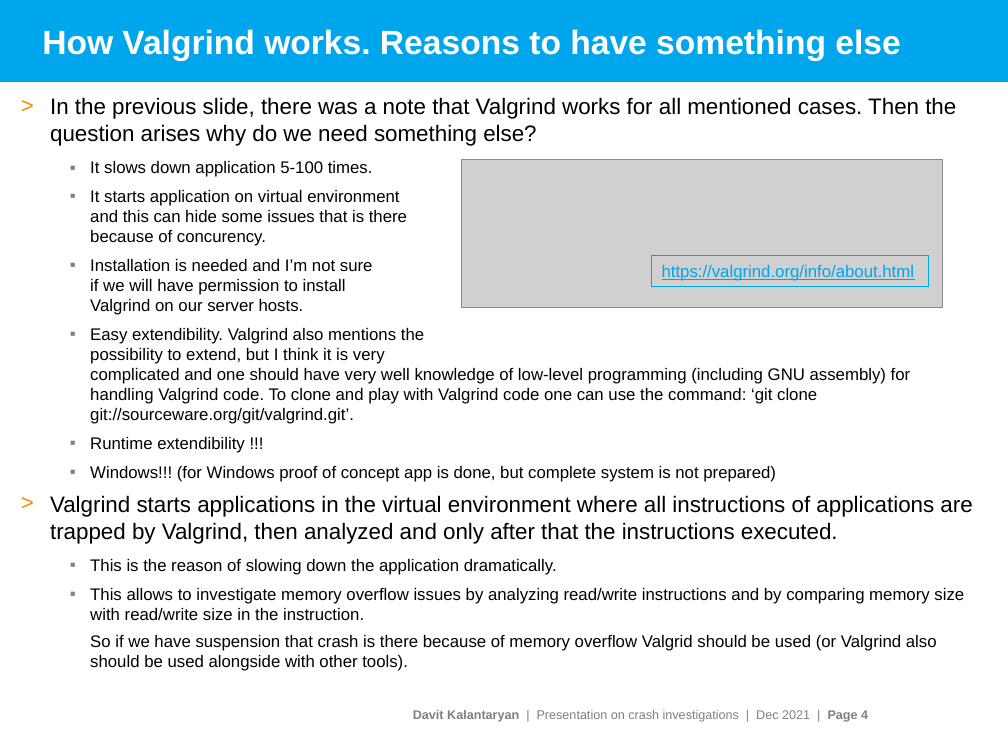
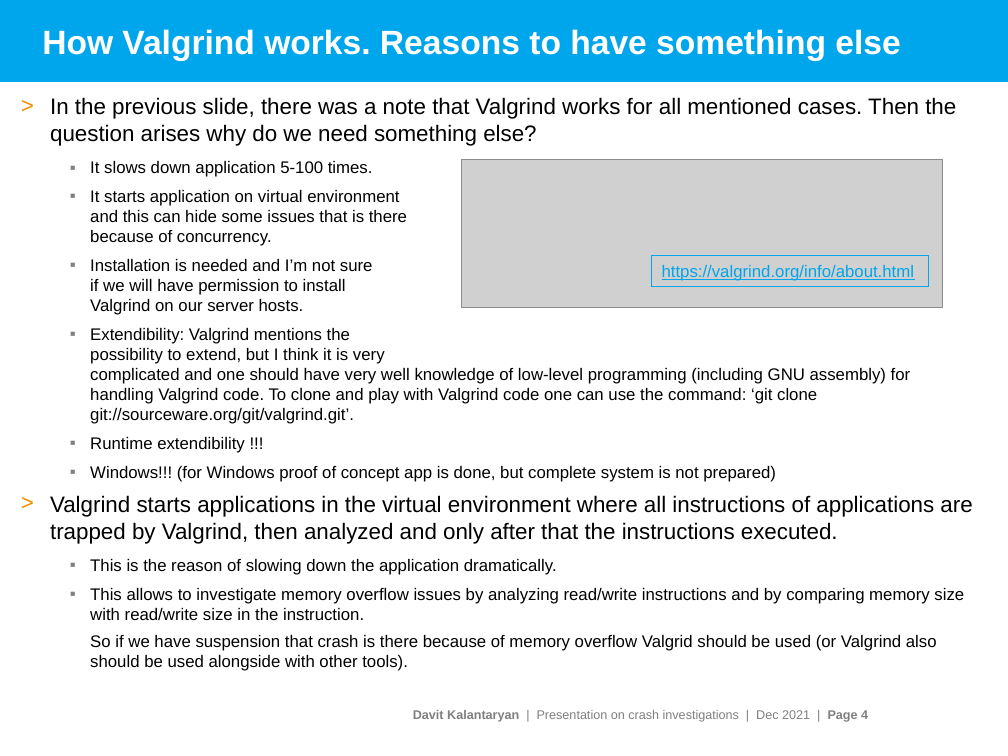
Before and after one commit to davitkalantaryan/old-crash_investigator, a slide deck: slide 4 of docs/crash_investigations.pptx. Drawn at 1008x756 pixels with LibreOffice and Linux fonts; fonts in the diff are those of the drawing; grey boxes stand for pictures; background and template pictures are left out. Boxes give left, top, right and bottom in pixels: in the first picture for what was removed or moved away, otherwise in the second. Text is boxed around its words. In the diff, an @@ line names an element or a change of style, - is before the commit and + after.

```diff
--- a/docs/crash_investigations.pptx
+++ b/docs/crash_investigations.pptx
@@ text at bbox=[90, 190, 407, 246]: text changed @@
-  ▪ It starts application on virtual environment
-    and this can hide some issues that is there
-    because of concurency.
+  ▪ It starts application on virtual environment
+    and this can hide some issues that is there
+    because of concurrency.
@@ text at bbox=[90, 328, 911, 424]: text changed @@
-  ▪ Easy extendibility. Valgrind also mentions the
-    possibility to extend, but I think it is very
-    complicated and one should have very well knowledge of low-level programming (including GNU assembly) for handling Valgrind code. To clone and play with Valgrind code one can use the command: ‘git clone git://sourceware.org/git/valgrind.git’.
+  ▪ Extendibility: Valgrind mentions the
+    possibility to extend, but I think it is very
+    complicated and one should have very well knowledge of low-level programming (including GNU assembly) for handling Valgrind code. To clone and play with Valgrind code one can use the command: ‘git clone git://sourceware.org/git/valgrind.git’.
```
Also in this commit, not shown: 3 other slides changed, 1 other file.
